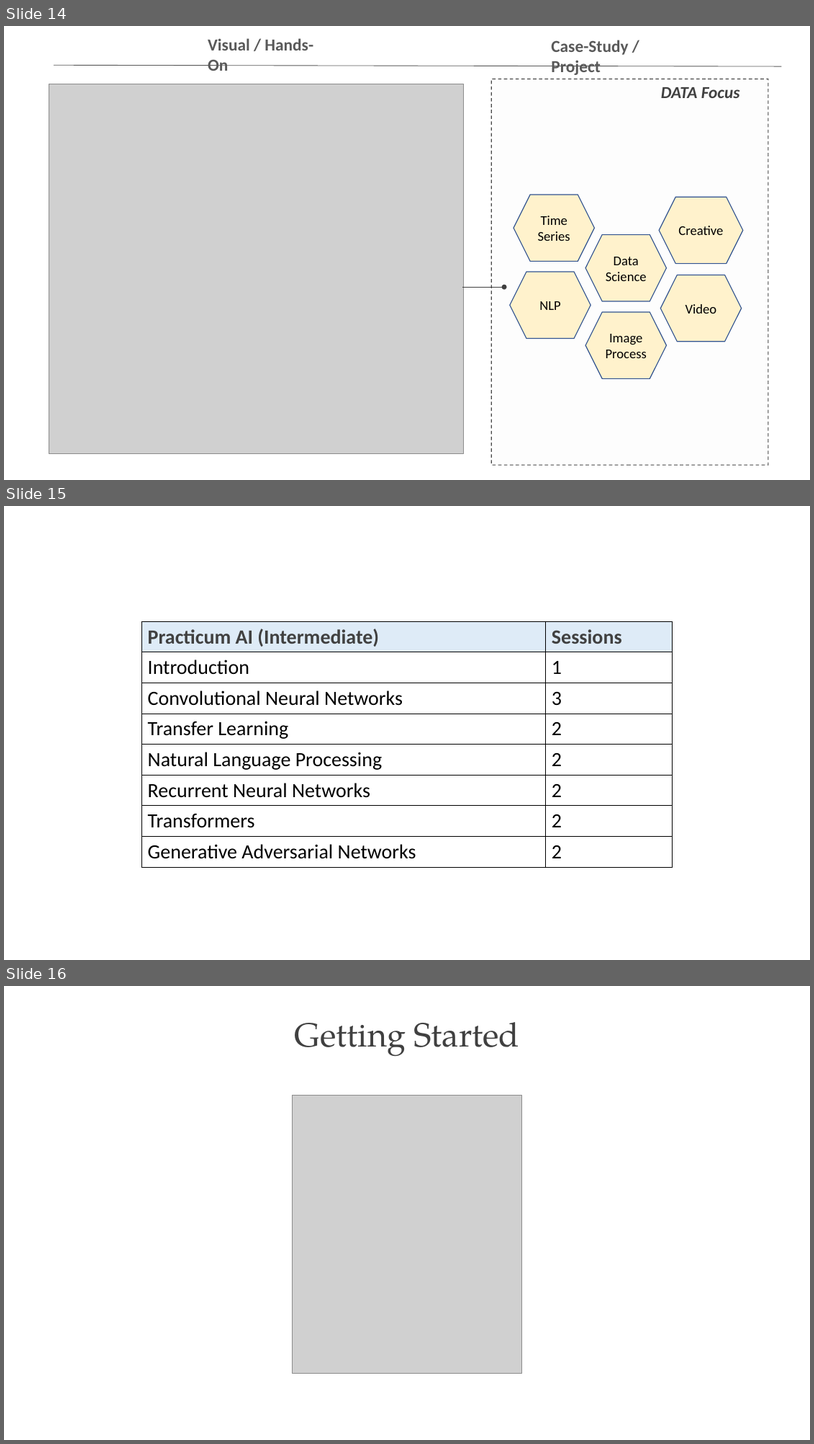
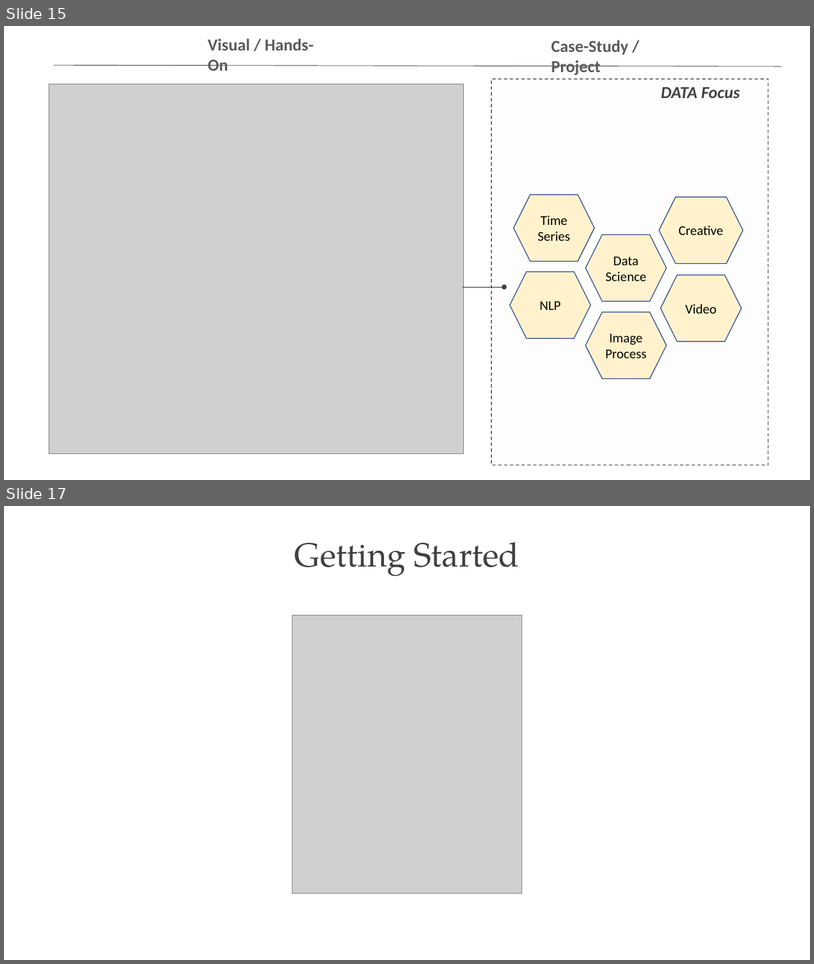
Before and after one commit to PracticumAI/what_is_ai, a slide deck: presentations/01_practicum_intro.pptx. Shown one above the other, each under a label of ours: slides 14, 15 and 16 before the commit, slides 15 and 17 after it; the slides between them are not shown. The pictures are 814x1444 and 814x964 pixels, drawn with LibreOffice and Linux fonts; fonts in the diff are those of the drawing; grey boxes stand for pictures. Boxes give left, top, right and bottom in pixels: in the first picture for what was removed or moved away, otherwise in the second. Text is boxed around its words. In the diff, an @@ line names an element or a change of style, - is before the commit and + after.

```diff
--- a/presentations/01_practicum_intro.pptx
+++ b/presentations/01_practicum_intro.pptx
@@ slide 15 removed at <box>4,506,810,960</box>, background #FFFFFF @@
@@ table removed at <box>142,621,673,864</box>, 8 rows, 2 columns @@
-Practicum AI (Intermediate) | Sessions
-Introduction | 1
-Convolutional Neural Networks | 3
-Transfer Learning | 2
-Natural Language Processing | 2
-Recurrent Neural Networks | 2
-Transformers | 2
-Generative Adversarial Networks | 2
@@ what was slide 14 is now slide 15 @@
@@ what was slide 16 is now slide 17 @@
```
Also in this commit, not shown: 2 slides changed, 4 slides added, 1 other file.
